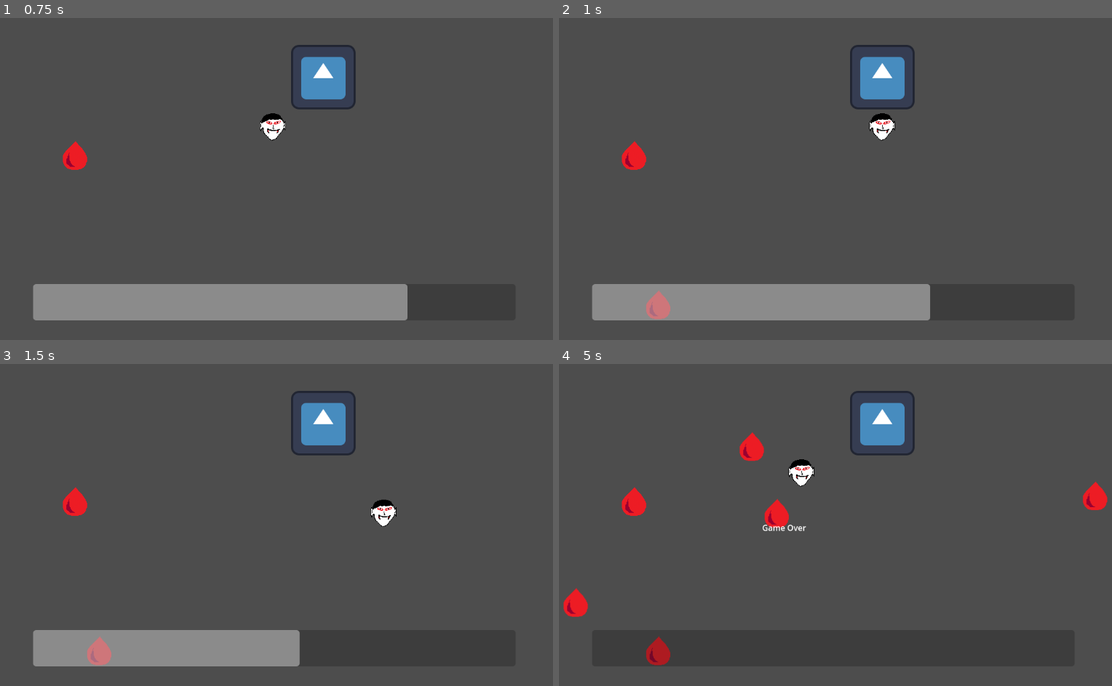
Above: before the commit, frames 1-4 (two rows, left to right).
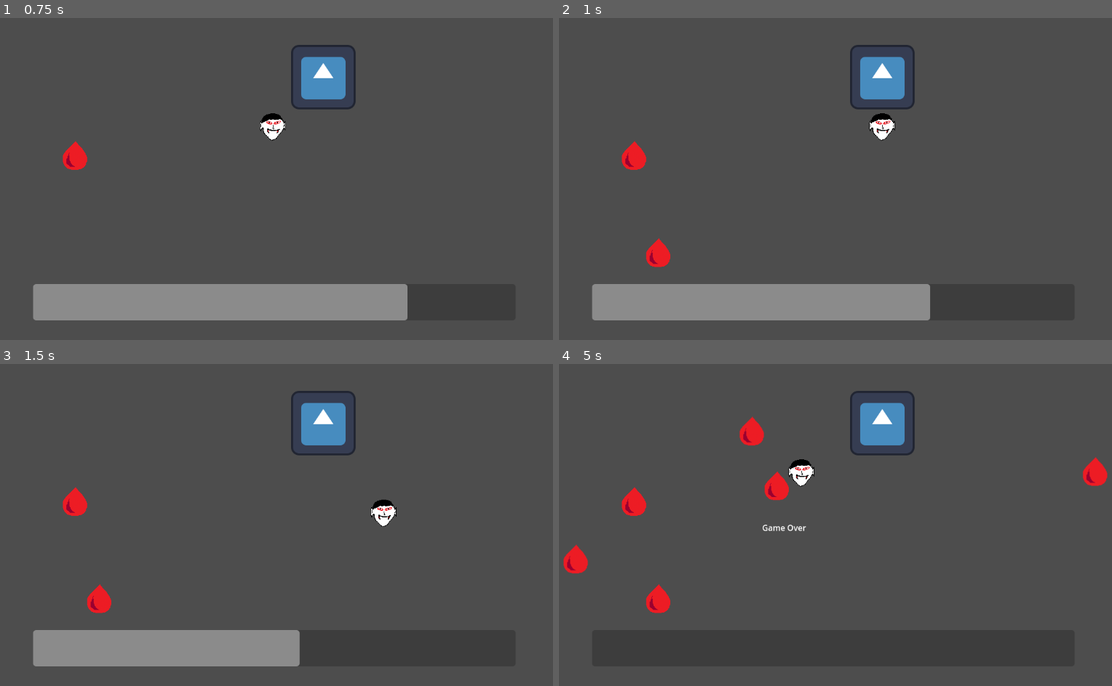
Above: after the commit, the same moments.

Repository: pbagnoud/trijam310
Game: Godot game, scene res://scene/main.tscn
Same seed, same stepped clock (60 frames per second), same inputs: the game is played once before the commit and once after it. The engine's default icon, where the game draws it, is replaced by a stand-in: a white triangle on a blue panel in a dark square.
Inputs:
- Up to frame 1 (0.75 s): hold Right (move_right) from 0.53 s (still down)
- Up to frame 2 (1 s): keep holding Right (move_right)
- Up to frame 3 (1.5 s): release Right (move_right) at 1.28 s; hold Down (move_down) from 1.28 s (still down)
- Up to frame 4 (5 s): release Down (move_down) at 2.03 s; hold Right (move_right) 2.03-2.78 s; hold Up (move_up) 2.78-3.53 s; hold Left (move_left) from 3.53 s (still down)

Frame 1 is identical in both runs. In frame 2, 0.6% of the frame differs, in the area x 15-21%, y 68-94%; in frame 3, 0.6%; in frame 4, 2.7%, in the area x 0-100%, y 16-94%.

Commit message:
progressbar cleaned

Diff:
--- a/trijam310/scene/main.tscn
+++ b/trijam310/scene/main.tscn
@@ -1,18 +1,18 @@
 [gd_scene load_steps=7 format=3 uid="uid://xwccf6f1x2fd"]
 
 [ext_resource type="Script" path="res://script/main.gd" id="1_rybf0"]
-[ext_resource type="PackedScene" path="res://scene/arena.tscn" id="2_io2pg"]
+[ext_resource type="PackedScene" uid="uid://cqi4cdpngbrqo" path="res://scene/arena.tscn" id="2_io2pg"]
 [ext_resource type="PackedScene" uid="uid://hgqfonbl0v7u" path="res://scene/player.tscn" id="3_kgqnp"]
-[ext_resource type="PackedScene" path="res://scene/ennemi.tscn" id="4_nysn2"]
-[ext_resource type="PackedScene" uid="uid://hh7wbs8c81vq" path="res://scene/food.tscn" id="5_uxa5d"]
-[ext_resource type="PackedScene" path="res://scene/pv.tscn" id="6_qpyw0"]
+[ext_resource type="PackedScene" uid="uid://cxqdkl5h67ti0" path="res://scene/ennemi.tscn" id="4_nysn2"]
+[ext_resource type="PackedScene" uid="uid://da2nanq4k7m4l" path="res://scene/food.tscn" id="5_uxa5d"]
+[ext_resource type="PackedScene" uid="uid://b0g6kp1sqn57k" path="res://scene/pv.tscn" id="6_qpyw0"]
 
 [node name="main" type="Node2D"]
 script = ExtResource("1_rybf0")
 
 [node name="spawn_area" type="ColorRect" parent="."]
 offset_right = 1147.0
-offset_bottom = 647.0
+offset_bottom = 531.0
 color = Color(1, 1, 1, 0)
 
 [node name="Arena" parent="." instance=ExtResource("2_io2pg")]
